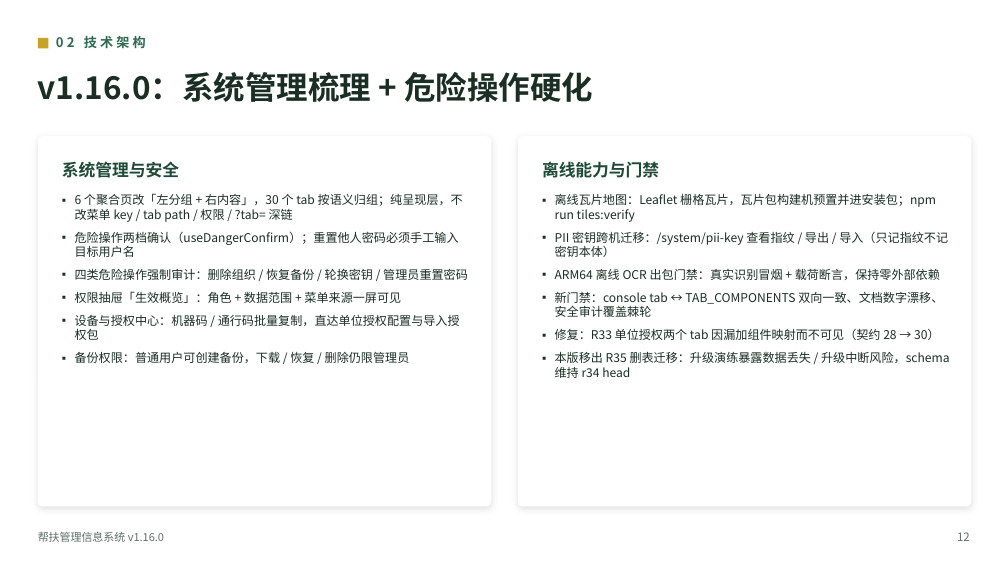
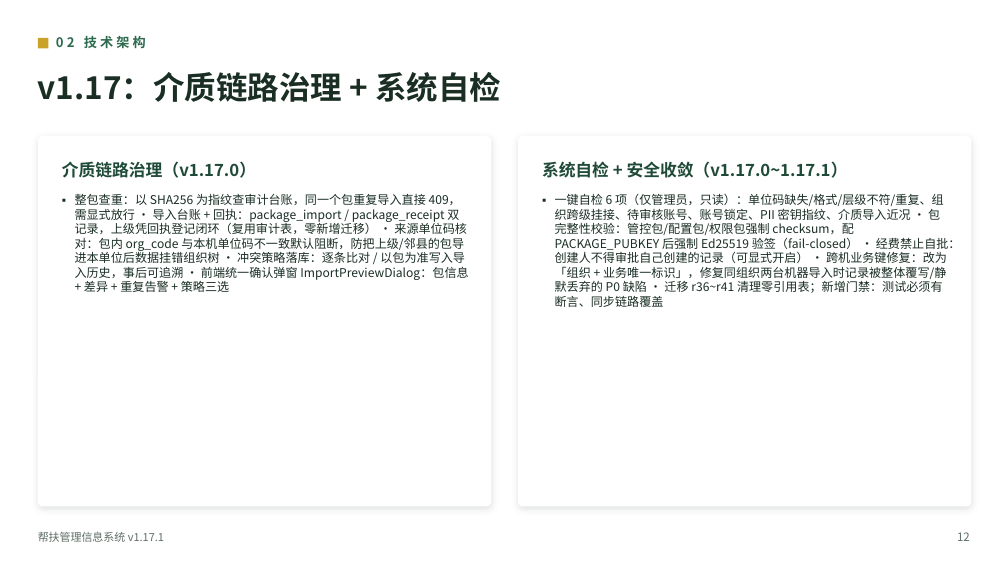
Before and after one commit to lzh745200/MRRS, a slide deck: slide 14 of docs/帮扶管理信息系统介绍.pptx. Drawn at 1008x567 pixels with LibreOffice and Linux fonts; fonts in the diff are those of the drawing. Boxes give left, top, right and bottom in pixels: in the first picture for what was removed or moved away, otherwise in the second. Text is boxed around its words. In the diff, an @@ line names an element or a change of style, - is before the commit and + after.

```diff
--- a/docs/帮扶管理信息系统介绍.pptx
+++ b/docs/帮扶管理信息系统介绍.pptx
@@ text at box(38, 72, 501, 102): text changed @@
-v1.16.0：系统管理梳理 + 危险操作硬化
+v1.17：介质链路治理 + 系统自检
@@ text at box(62, 161, 256, 178): text changed @@
-系统管理与安全
+介质链路治理（v1.17.0）
@@ text at box(542, 161, 848, 178): text changed @@
-离线能力与门禁
+系统自检 + 安全收敛（v1.17.0~1.17.1）
@@ text at box(75, 194, 468, 292): text changed @@
-▪ 6 个聚合页改「左分组 + 右内容」，30 个 tab 按语义归组；纯呈现层，不改菜单 key / tab path / 权限 / ?tab= 深链
-▪ 危险操作两档确认（useDangerConfirm）；重置他人密码必须手工输入目标用户名
-▪ 四类危险操作强制审计：删除组织 / 恢复备份 / 轮换密钥 / 管理员重置密码
-▪ 权限抽屉「生效概览」：角色 + 数据范围 + 菜单来源一屏可见
-▪ 设备与授权中心：机器码 / 通行码批量复制，直达单位授权配置与导入授权包
-▪ 备份权限：普通用户可创建备份，下载 / 恢复 / 删除仍限管理员
+▪ 整包查重：以 SHA256 为指纹查审计台账，同一个包重复导入直接 409，需显式放行 · 导入台账 + 回执：package_import / package_receipt 双记录，上级凭回执登记闭环（复用审计表，零新增迁移） · 来源单位码核对：包内 org_code 与本机单位码不一致默认阻断，防把上级/邻县的包导进本单位后数据挂错组织树 · 冲突策略落库：逐条比对 / 以包为准写入导入历史，事后可追溯 · 前端统一确认弹窗 ImportPreviewDialog：包信息 + 差异 + 重复告警 + 策略三选
@@ text at box(555, 194, 961, 307): text changed @@
-▪ 离线瓦片地图：Leaflet 栅格瓦片，瓦片包构建机预置并进安装包；npm run tiles:verify
-▪ PII 密钥跨机迁移：/system/pii-key 查看指纹 / 导出 / 导入（只记指纹不记密钥本体）
-▪ ARM64 离线 OCR 出包门禁：真实识别冒烟 + 载荷断言，保持零外部依赖
-▪ 新门禁：console tab ↔ TAB_COMPONENTS 双向一致、文档数字漂移、安全审计覆盖棘轮
-▪ 修复：R33 单位授权两个 tab 因漏加组件映射而不可见（契约 28 → 30）
-▪ 本版移出 R35 删表迁移：升级演练暴露数据丢失 / 升级中断风险，schema 维持 r34 head
+▪ 一键自检 6 项（仅管理员，只读）：单位码缺失/格式/层级不符/重复、组织跨级挂接、待审核账号、账号锁定、PII 密钥指纹、介质导入近况 · 包完整性校验：管控包/配置包/权限包强制 checksum，配 PACKAGE_PUBKEY 后强制 Ed25519 验签（fail-closed） · 经费禁止自批：创建人不得审批自己创建的记录（可显式开启） · 跨机业务键修复：改为「组织 + 业务唯一标识」，修复同组织两台机器导入时记录被整体覆写/静默丢弃的 P0 缺陷 · 迁移 r36~r41 清理零引用表；新增门禁：测试必须有断言、同步链路覆盖
@@ text at box(38, 532, 164, 542): text changed @@
-帮扶管理信息系统 v1.16.0
+帮扶管理信息系统 v1.17.1
```
Also in this commit, not shown: 45 other slides changed, 7 other files.
